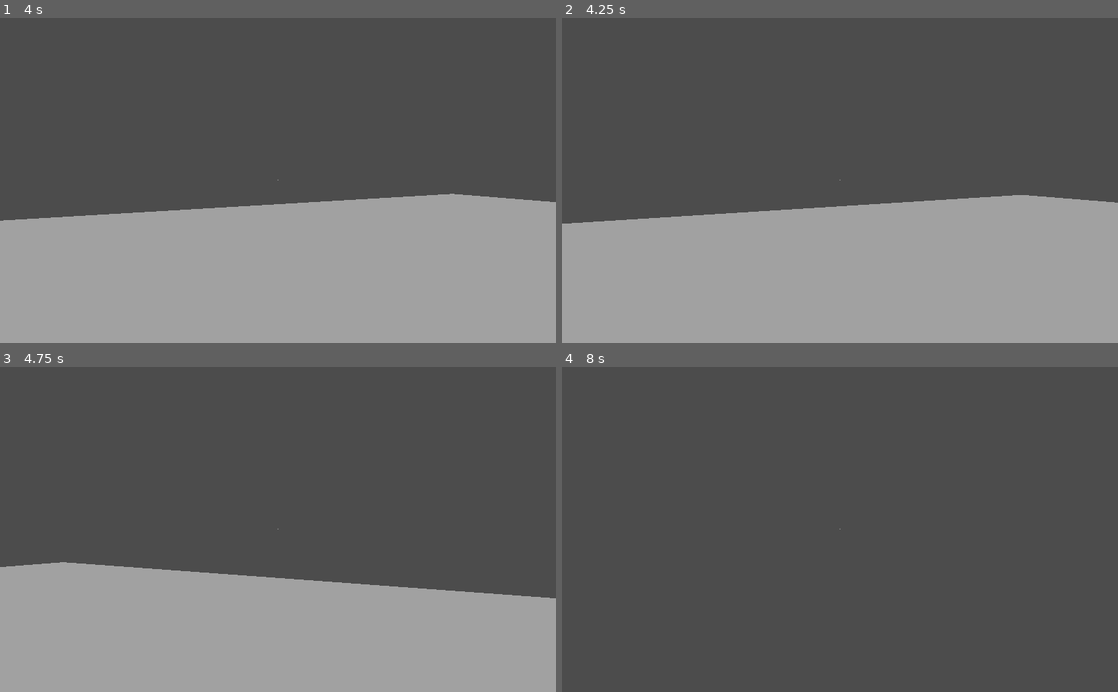
Above: before the commit, frames 1-4 (two rows, left to right).
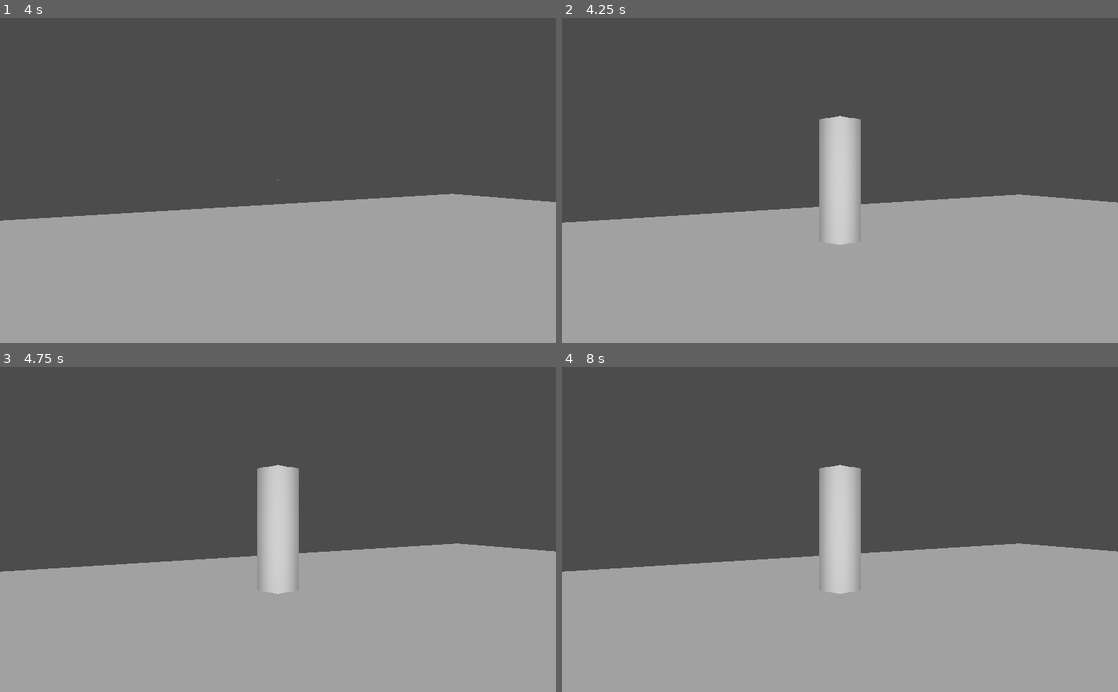
Above: after the commit, the same moments.

Repository: miskatonicstudio/goat
Game: Godot game, scene res://Demo.tscn
Same seed, same stepped clock (60 frames per second), same inputs: the game is played once before the commit and once after it.
Inputs (mouse positions are in pixels of both pictures, inside the frame that each line leads up to):
- Up to frame 1 (4 s): tap Enter at 0.5 s; move the mouse to (305, 180) at 0.52 s; hold W (oat_movement_forward) from 0.53 s (still down); click (305, 180) at 0.6 s; move the mouse to (250, 180) at 1.27 s; click (250, 180) at 1.35 s; move the mouse to (289, 174) at 2.02 s; click (289, 174) at 2.1 s; move the mouse to (272, 187) at 2.77 s; click (272, 187) at 2.85 s; tap Space at 3.5 s; move the mouse to (316, 183) at 3.52 s; click (316, 183) at 3.6 s
- Up to frame 2 (4.25 s): keep holding W (oat_movement_forward); tap Tab (oat_toggle_inventory) at 4.15 s
- Up to frame 3 (4.75 s): keep holding W (oat_movement_forward); move the mouse to (233, 526) at 4.27 s; click (233, 526) at 4.35 s
- Up to frame 4 (8 s): right-click (795, 526) at 4.9 s; move the mouse to (845, 529) at 5.02 s; click (845, 529) at 5.1 s; move the mouse to (817, 523) at 5.77 s; release W (oat_movement_forward) at 5.78 s; hold D (oat_movement_right) 5.78-6.53 s; click (817, 523) at 5.85 s; move the mouse to (867, 529) at 6.52 s; hold W (oat_movement_forward) from 6.53 s (still down); click (867, 529) at 6.6 s; move the mouse to (812, 529) at 7.27 s; click (812, 529) at 7.35 s

Frame 1 is identical in both runs. In frame 2, 2.7% of the frame differs, in the area x 0-100%, y 30-70%; in frame 3, 9.7%; in frame 4, 44%, in the area x 0-100%, y 30-100%.

Commit message:
Add inventory with test object

Diff:
--- /dev/null
+++ b/oat/Inventory.gd
@@ -0,0 +1,45 @@
+extends CenterContainer
+
+# TODO: read this from settings
+export var ROTATION_SENSITIVITY_X = 1.0
+export var ROTATION_SENSITIVITY_Y = 1.0
+
+const MAX_VERTICAL_ANGLE = 80
+onready var rotator = $ViewportContainer/Viewport/Inventory3D/Rotator
+var current_angle_vertical = 0
+
+
+func _ready():
+	# Setting own_world here, otherwise 3D world will not be shown in Godot Editor
+	$ViewportContainer/Viewport.own_world = true
+	oat_interaction_signals.connect("oat_toggle_inventory", self, "toggle")
+
+
+func _input(event):
+	if oat_interaction_signals.game_mode != oat_interaction_signals.GameMode.INVENTORY:
+		return
+	if Input.is_action_pressed("oat_inventory_item_rotation"):
+		# TODO: turn this into another global mode?
+		Input.set_mouse_mode(Input.MOUSE_MODE_CAPTURED)
+		if event is InputEventMouseMotion:
+			var angles = event.relative
+			var angle_horizontal = deg2rad(angles.x * ROTATION_SENSITIVITY_X)
+			var angle_vertical = current_angle_vertical + (angles.y * ROTATION_SENSITIVITY_Y)
+			angle_vertical = clamp(angle_vertical, -MAX_VERTICAL_ANGLE, MAX_VERTICAL_ANGLE)
+			var delta_angle_vertical = deg2rad(angle_vertical - current_angle_vertical)
+			current_angle_vertical = angle_vertical
+
+			rotator.rotate_object_local(Vector3(0, 1, 0), angle_horizontal)
+			rotator.rotate_x(delta_angle_vertical)
+	if Input.is_action_just_released("oat_inventory_item_rotation"):
+		Input.set_mouse_mode(Input.MOUSE_MODE_CONFINED)
+
+
+func toggle(inventory_open):
+	# TODO: move this logic to oat global?
+	if inventory_open:
+		Input.set_mouse_mode(Input.MOUSE_MODE_CONFINED)
+		show()
+	else:
+		Input.set_mouse_mode(Input.MOUSE_MODE_CAPTURED)
+		hide()
--- /dev/null
+++ b/oat/Inventory.tscn
@@ -0,0 +1,49 @@
+[gd_scene load_steps=3 format=2]
+
+[ext_resource path="res://oat/Inventory.gd" type="Script" id=1]
+
+[sub_resource type="CylinderMesh" id=1]
+top_radius = 0.2
+bottom_radius = 0.2
+height = 1.0
+radial_segments = 6
+
+[node name="Inventory" type="CenterContainer"]
+visible = false
+anchor_right = 1.0
+anchor_bottom = 1.0
+script = ExtResource( 1 )
+
+[node name="ViewportContainer" type="ViewportContainer" parent="."]
+margin_left = 212.0
+margin_right = 812.0
+margin_bottom = 600.0
+rect_min_size = Vector2( 600, 600 )
+
+[node name="Viewport" type="Viewport" parent="ViewportContainer"]
+size = Vector2( 600, 600 )
+transparent_bg = true
+handle_input_locally = false
+render_target_update_mode = 0
+
+[node name="Inventory3D" type="Spatial" parent="ViewportContainer/Viewport"]
+
+[node name="Camera" type="Camera" parent="ViewportContainer/Viewport/Inventory3D"]
+current = true
+
+[node name="OmniLight" type="OmniLight" parent="ViewportContainer/Viewport/Inventory3D"]
+
+[node name="RayCast" type="RayCast" parent="ViewportContainer/Viewport/Inventory3D"]
+
+[node name="Rotator" type="Spatial" parent="ViewportContainer/Viewport/Inventory3D"]
+transform = Transform( 1, 0, 0, 0, 1, 0, 0, 0, 1, 0, 0, -2 )
+
+[node name="DEMO_INVENTORY_ITEM" type="MeshInstance" parent="ViewportContainer/Viewport/Inventory3D/Rotator"]
+mesh = SubResource( 1 )
+material/0 = null
+
+[node name="InactiveItems" type="Spatial" parent="ViewportContainer/Viewport"]
+visible = false
+
+[node name="ActiveItems" type="Spatial" parent="ViewportContainer/Viewport"]
+visible = false
--- a/oat/Player.gd
+++ b/oat/Player.gd
@@ -8,14 +8,19 @@
 onready var camera_ray = $Camera/Ray
 
 var movement_direction = Vector3()
+# TODO: extract selecting items
+# TODO: for 3D items with a touch screen, keep also the point of collision
 var selected_environment_item = null
 
 
 func _ready():
 	Input.set_mouse_mode(Input.MOUSE_MODE_CAPTURED)
+	oat_interaction_signals.connect("oat_toggle_inventory", self, "toggle_inventory")
 
 
 func _physics_process(delta):
+	if oat_interaction_signals.game_mode != oat_interaction_signals.GameMode.EXPLORING:
+		return
 	if movement_direction:
 		move_and_slide(movement_direction * SPEED, Vector3(0, 1, 0))
 	# Make sure that collisions didn't accidentally move the Player up or down
@@ -24,10 +29,16 @@
 
 
 func _input(event):
+	if oat_interaction_signals.game_mode != oat_interaction_signals.GameMode.EXPLORING:
+		return
 	if event is InputEventMouseMotion:
 		rotate_camera(event.relative)
 	update_movement_direction()
 	activate_environment_item()
+
+
+func toggle_inventory(inventory_open):
+	$Scope.visible = not inventory_open
 
 
 func rotate_camera(relative_movement):
--- a/oat/Player.tscn
+++ b/oat/Player.tscn
@@ -1,6 +1,7 @@
-[gd_scene load_steps=3 format=2]
+[gd_scene load_steps=4 format=2]
 
 [ext_resource path="res://oat/Player.gd" type="Script" id=1]
+[ext_resource path="res://oat/Inventory.tscn" type="PackedScene" id=2]
 
 [sub_resource type="CylinderShape" id=1]
 radius = 0.3
@@ -14,13 +15,14 @@
 shape = SubResource( 1 )
 
 [node name="Camera" type="Camera" parent="."]
+editor/display_folded = true
 transform = Transform( 1, 0, 0, 0, 1, 0, 0, 0, 1, 0, 1.7, 0 )
 
 [node name="Ray" type="RayCast" parent="Camera"]
 enabled = true
 cast_to = Vector3( 0, 0, -2 )
 
-[node name="Label" type="Label" parent="."]
+[node name="Scope" type="Label" parent="."]
 anchor_left = 0.5
 anchor_top = 0.5
 anchor_right = 0.5
@@ -30,3 +32,5 @@
 margin_right = 2.0
 margin_bottom = 7.0
 text = "·"
+
+[node name="Inventory" parent="." instance=ExtResource( 2 )]
--- a/project.godot
+++ b/project.godot
@@ -54,3 +54,8 @@
 "events": [ Object(InputEventKey,"resource_local_to_scene":false,"resource_name":"","device":0,"alt":false,"shift":false,"control":false,"meta":false,"command":false,"pressed":false,"scancode":16777218,"unicode":0,"echo":false,"script":null)
  ]
 }
+oat_inventory_item_rotation={
+"deadzone": 0.5,
+"events": [ Object(InputEventMouseButton,"resource_local_to_scene":false,"resource_name":"","device":0,"alt":false,"shift":false,"control":false,"meta":false,"command":false,"button_mask":0,"position":Vector2( 0, 0 ),"global_position":Vector2( 0, 0 ),"factor":1.0,"button_index":2,"pressed":false,"doubleclick":false,"script":null)
+ ]
+}
